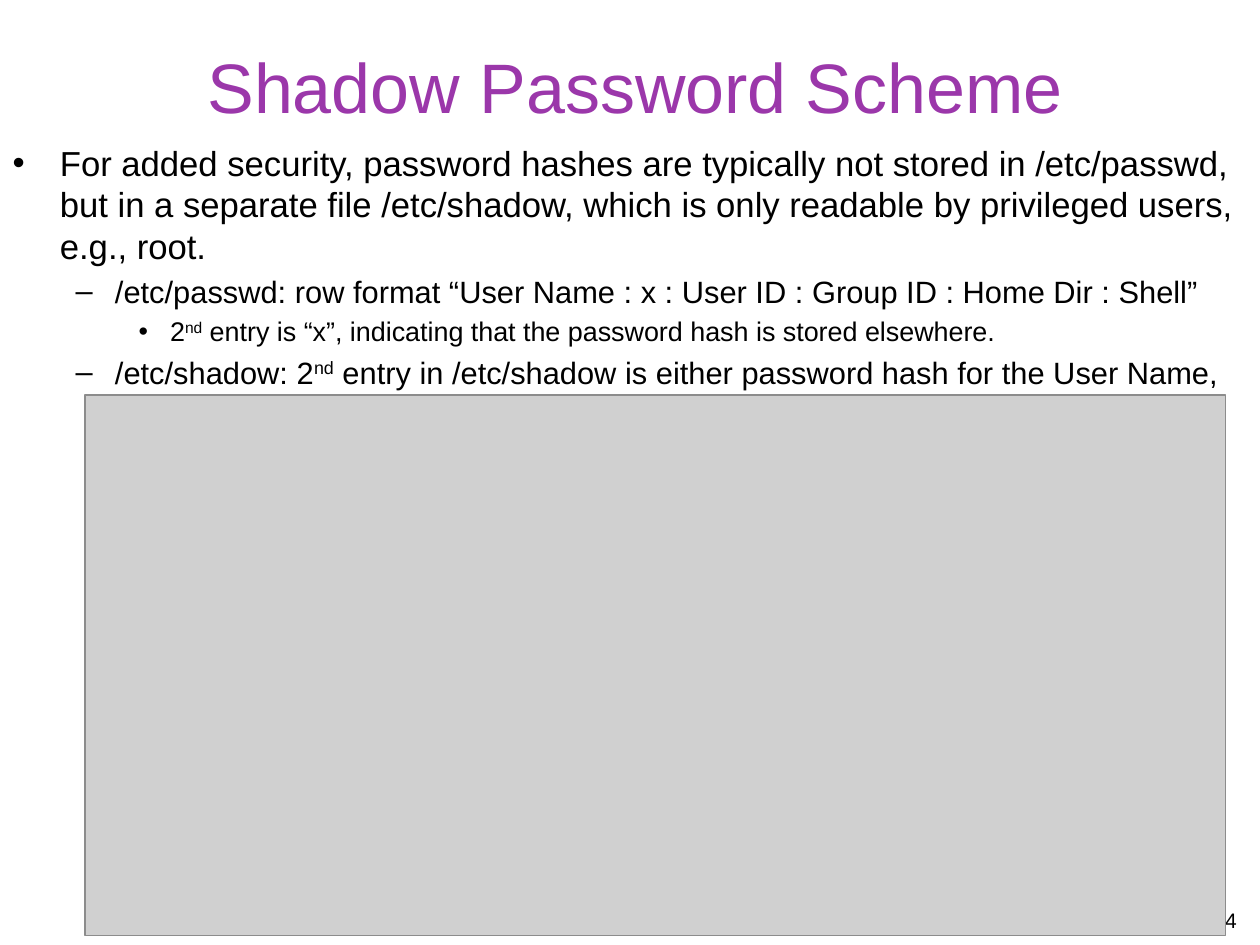
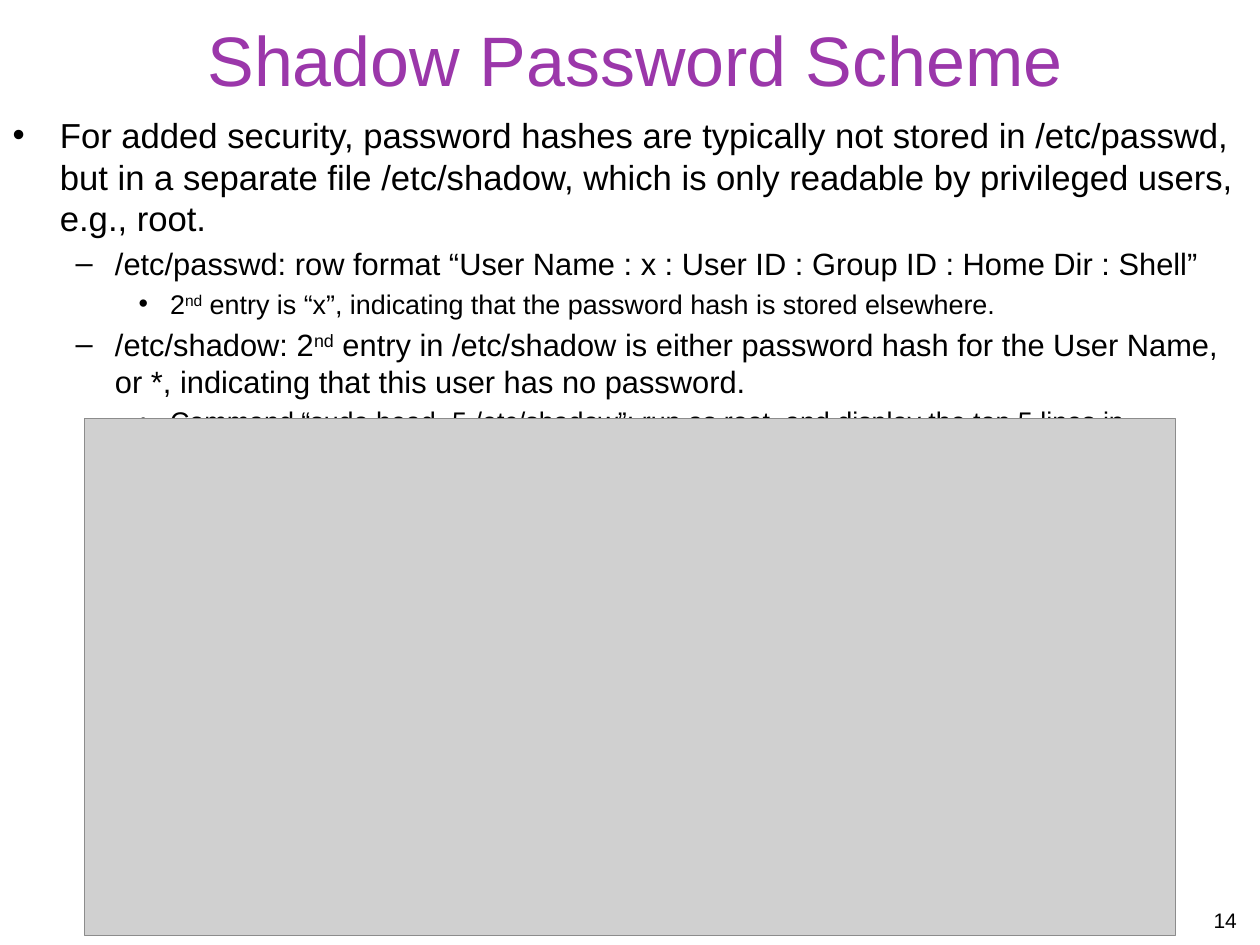
Before and after one commit to gulaoshi/gu.github.io, a slide deck: slide 14 of InfoSec/PPTs/L3-CH03-User Authentication.pptx. Drawn at 1260x945 pixels with LibreOffice and Linux fonts; fonts in the diff are those of the drawing; grey boxes stand for pictures. Boxes give left, top, right and bottom in pixels: in the first picture for what was removed or moved away, otherwise in the second. Text is boxed around its words. In the diff, an @@ line names an element or a change of style, - is before the commit and + after.

Commit message:
xx

```diff
--- a/InfoSec/PPTs/L3-CH03-User Authentication.pptx
+++ b/InfoSec/PPTs/L3-CH03-User Authentication.pptx
@@ title "Shadow Password Scheme": place and size @@
-title "Shadow Password Scheme" at [207, 62, 1063, 114]
+title "Shadow Password Scheme" at [207, 35, 1063, 87]
@@ text "For added security, password hashes ...": place and size @@
-text "For added security, password hashes ..." at [60, 151, 1232, 427]
+text "For added security, password hashes ..." at [60, 123, 1232, 419]
@@ picture: place and size @@
-picture at [86, 394, 1226, 935]
+picture at [84, 418, 1176, 935]
@@ text at [170, 411, 1124, 419]: paragraph added @@
+    • Command “sudo head -5 /etc/shadow”: run as root, and display the top 5 lines in /etc/shadow.
```
